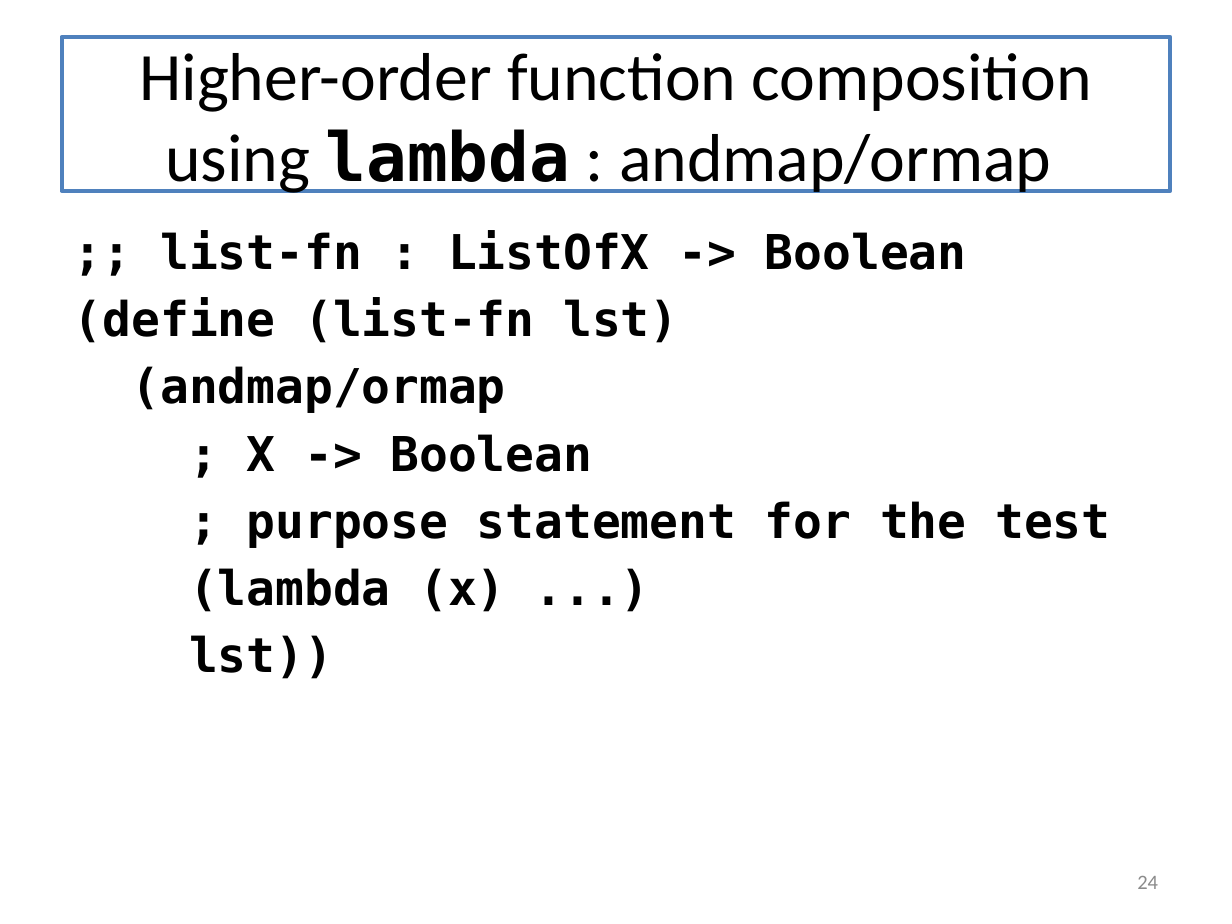
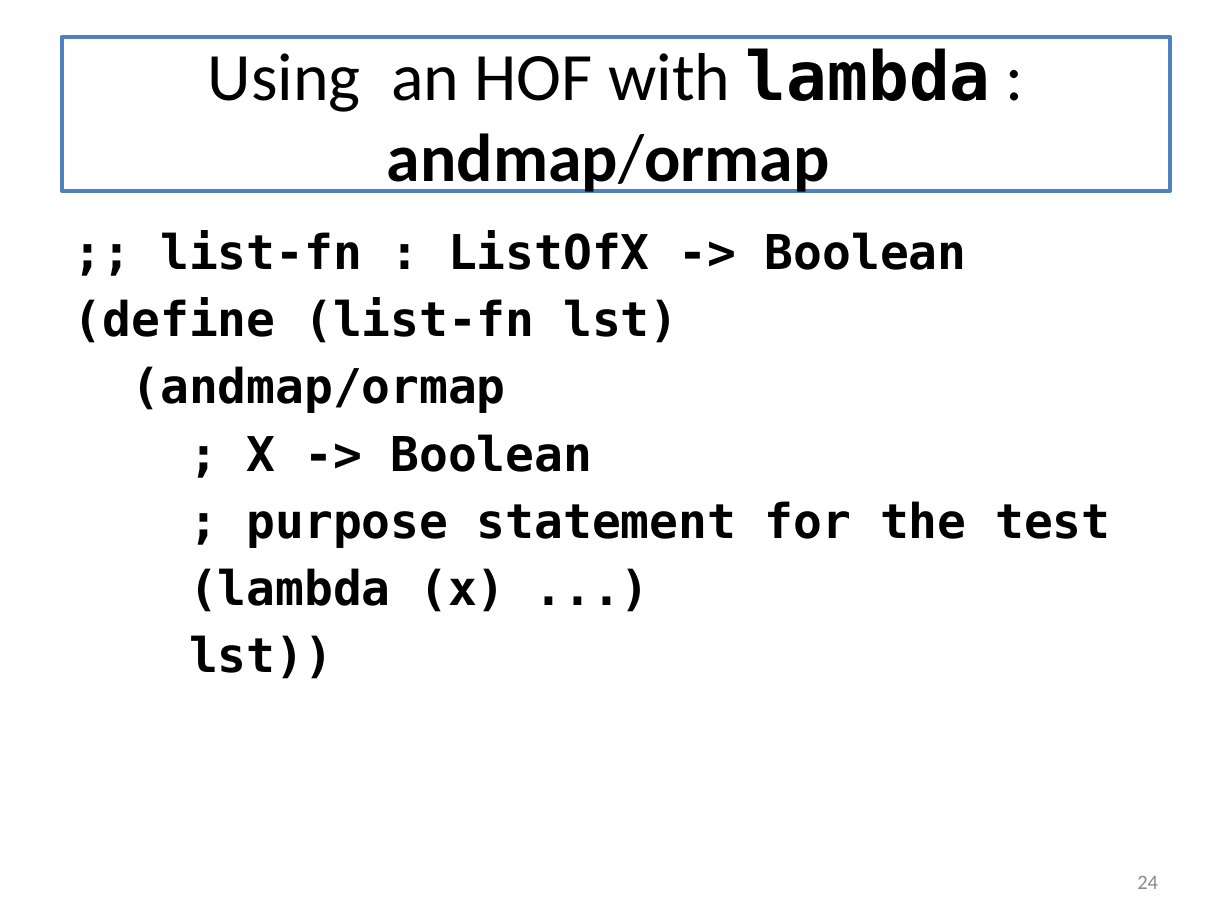
Before and after one commit to mwand/cs5010f16, a slide deck: slide 24 of Slides/Lesson 5.5 Rewriting Your Function Using Map and Foldr.pptx. Drawn at 1232x924 pixels with LibreOffice and Linux fonts; fonts in the diff are those of the drawing. Boxes give left, top, right and bottom in pixels: in the first picture for what was removed or moved away, otherwise in the second. Text is boxed around its words. In the diff, an @@ line names an element or a change of style, - is before the commit and + after.

```diff
--- a/Slides/Lesson 5.5 Rewriting Your Function Using Map and Foldr.pptx
+++ b/Slides/Lesson 5.5 Rewriting Your Function Using Map and Foldr.pptx
@@ title at <box>208,48,991,193</box>: text changed; bold on @@
-Higher-order function composition using lambda : andmap/ormap
+Using an HOF with lambda : andmap/ormap
```
Also in this commit, not shown: 18 other slides changed, 2 other files.
